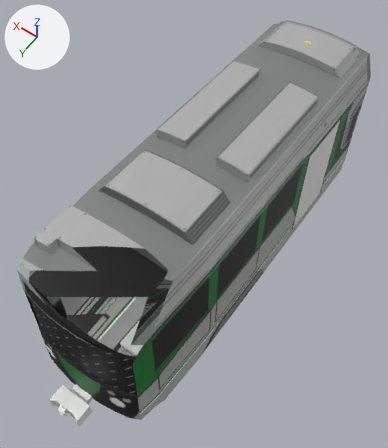
What one commit did to the Blender file lrv_type_9/blender/type_9_wagon.blend.
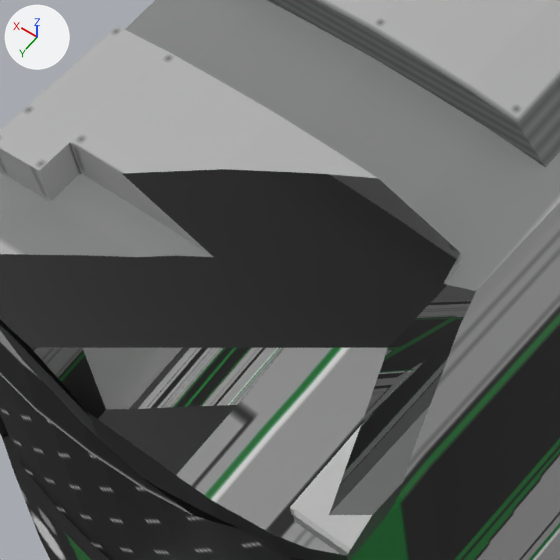
Each version appears first whole from a camera (50 mm lens) standing at (-27.0, 43.0, 69.1) and looking at (0.5, 4.4, 8.5), and next in a close-up on the part from 9% to 51% of the width and 44% to 80% of the height. The axes (+X, +Y, +Z) are drawn at upper left. The lights are the same throughout. Everything nearer to the camera than a plane just in front of the edit is cut away.

Before the edit, the objects in view are built like this:
```python
me_cube_002 = bpy.data.meshes.new('Cube.002')
me_cube_002.from_pydata(...)  # 119 vertices, 57 faces; spans x -1.0..1.0, y -1.88..2.38, z 0.0..1.63
me_cube_003 = bpy.data.meshes.new('Cube.003')
me_cube_003.from_pydata(...)  # 1265 vertices, 1249 faces; spans x -1.0..1.01, y -3.01..3.0, z -0.21..2.33
me_cube_003.materials.append(mat_material)  # picture img_type_9_wagon_exterior_png
me_cube_013 = bpy.data.meshes.new('Cube.013')
me_cube_013.from_pydata(...)  # 543 vertices, 539 faces; spans x -1.0..1.0, y -3.0..2.89, z -0.8..1.2
me_cube_013.materials.append(mat_material)  # picture img_type_9_wagon_exterior_png
ob_doors = bpy.data.objects.new('Doors', me_cube_002)
ob_doors.location = (0.0, 0.0, 0.0)
ob_doors.scale = (9.2, 10.0, 10.0)
ob_wagon_exterior = bpy.data.objects.new('Wagon Exterior', me_cube_003)
ob_wagon_exterior.location = (0.0, 0.0, 0.0)
ob_wagon_exterior.scale = (9.2, 10.0, 10.0)
ob_wagon_interior = bpy.data.objects.new('Wagon Interior', me_cube_013)
ob_wagon_interior.location = (0.0, 0.0, 8.0)
ob_wagon_interior.scale = (9.2, 10.0, 10.0)
# also in view: 'Seats' at (-4.7, 20.4, 7.6)
```
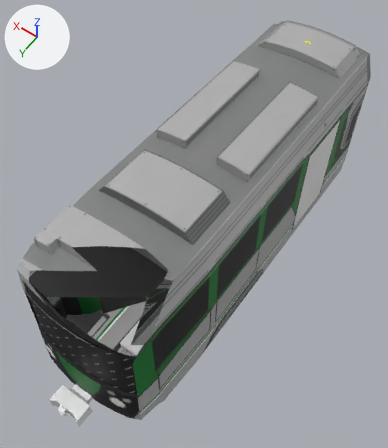
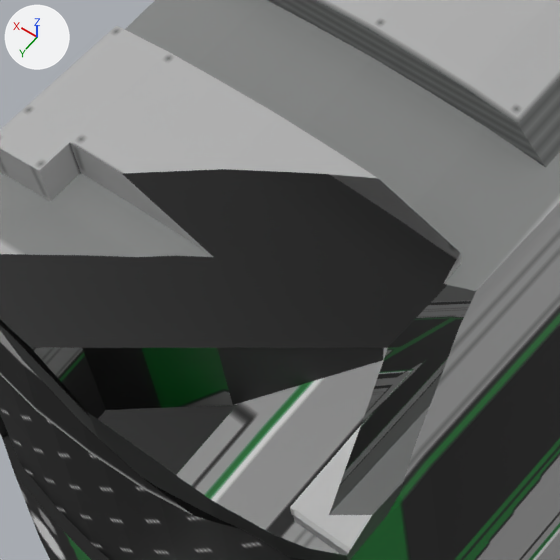
Commit message: 🍱 Added interior wall.

Pixel boxes (x1, y1, x2, y2) of what changed, in the close-ups (560 x 560 px):
part 1 of me_cube_013, added: after (82, 348, 384, 410)
'Doors', unchanged, covered by the edit: before (83, 348, 182, 410)

The change in detail:
me_cube_013 is used by ob_wagon_interior; location (0.0, 0.0, 8.0); scale (9.2, 10.0, 10.0).
me_cube_013 had 543 vertices, 539 faces and spanned x -1.0..1.0, y -3.0..2.89, z -0.8..1.2.
me_cube_013 now has 579 vertices, 555 faces and spans x -1.0..1.0, y -3.0..2.89, z -0.8..1.2.
me_cube_013 part 1: a new loose piece of 18 vertices spanning x -0.97..0.92, y 1.43..2.37, z -0.59..1.2, in mat_material (picture img_type_9_wagon_exterior_png).
